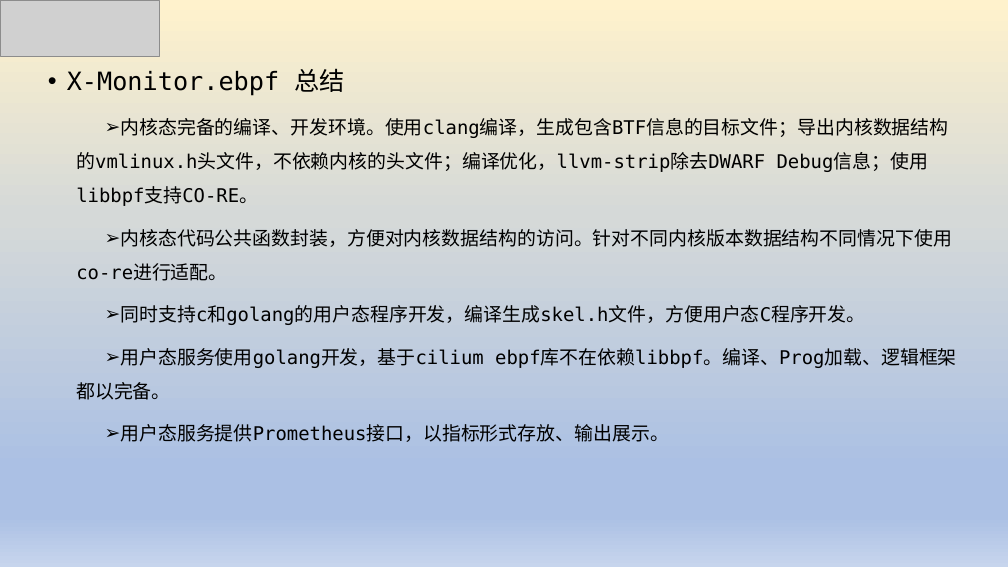
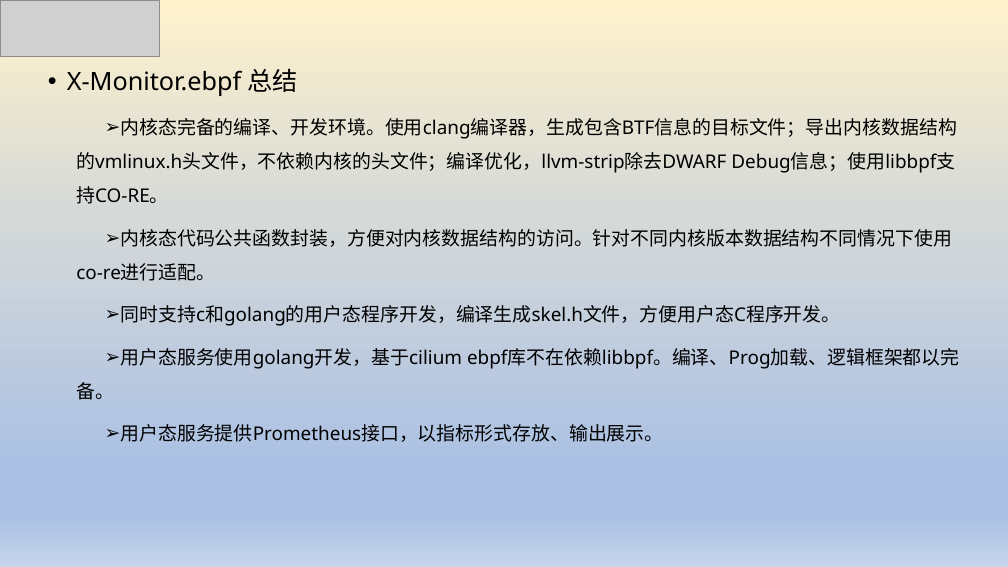
Before and after one commit to luxingwen/x-monitor, a slide deck: slide 7 of doc/基于eBPF可观测性实践.pptx. Drawn at 1008x567 pixels with LibreOffice and Linux fonts; fonts in the diff are those of the drawing; grey boxes stand for pictures. Boxes give left, top, right and bottom in pixels: in the first picture for what was removed or moved away, otherwise in the second. Text is boxed around its words. In the diff, an @@ line names an element or a change of style, - is before the commit and + after.

```diff
--- a/doc/基于eBPF可观测性实践.pptx
+++ b/doc/基于eBPF可观测性实践.pptx
@@ text at [67,68,960,442]: font DejaVu Sans Mono to Noto Sans in "X-Monitor.ebpf 总结", "内核态代码公共函数封装，方便对内核数据结构的访问。针对不同内核版本数据结构不同情况下使用co-re进行适配。", "同时支持c和golang的用户态程序开发，编译生成skel.h文件，方便用户态C程序开发。", "用户态服务使用golang开发，基于cilium ebpf库不在依赖libbpf。编译、Prog加载、逻辑框架都以完备。" and 1 more places @@
@@ text at [76,118,956,204]: text changed; font DejaVu Sans Mono to Noto Sans @@
-  ➢ 内核态完备的编译、开发环境。使用clang编译，生成包含BTF信息的目标文件；导出内核数据结构的vmlinux.h头文件，不依赖内核的头文件；编译优化，llvm-strip除去DWARF Debug信息；使用libbpf支持CO-RE。
+  ➢ 内核态完备的编译、开发环境。使用clang编译器，生成包含BTF信息的目标文件；导出内核数据结构的vmlinux.h头文件，不依赖内核的头文件；编译优化，llvm-strip除去DWARF Debug信息；使用libbpf支持CO-RE。
```
Also in this commit, not shown: 7 other slides changed.
